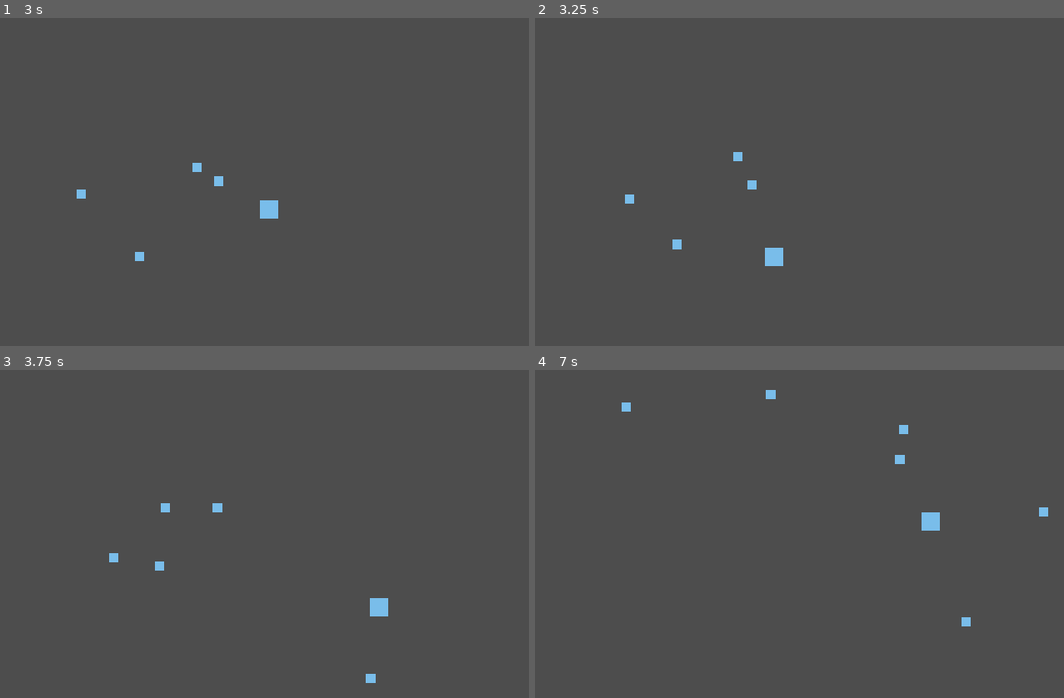
Above: before the commit, frames 1-4 (two rows, left to right).
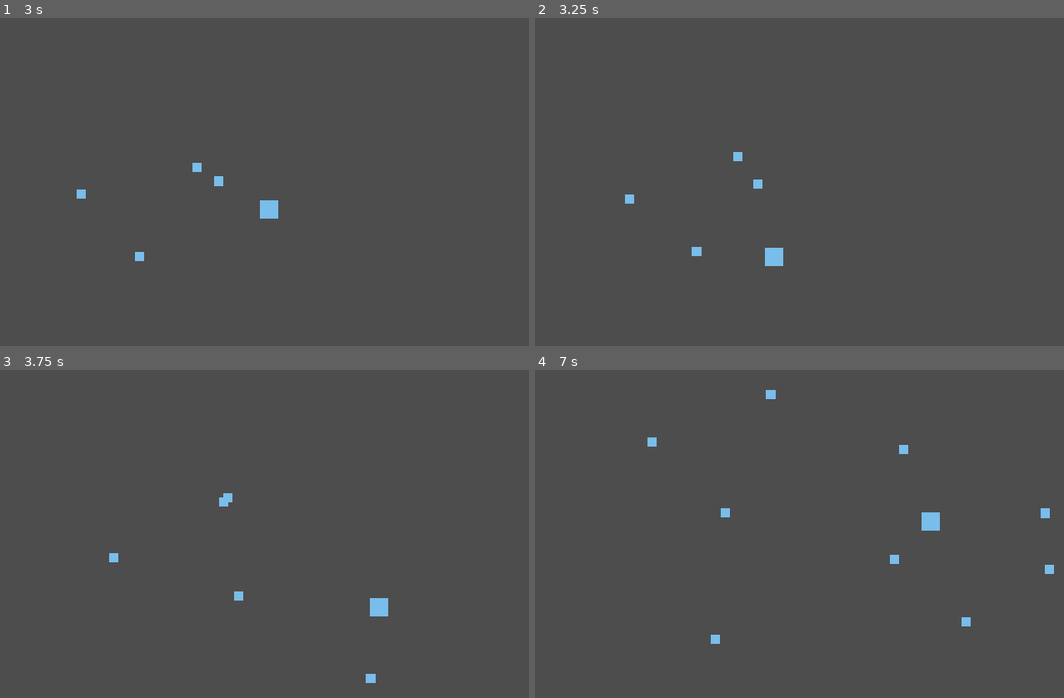
Above: after the commit, the same moments.

Repository: Maciekarp/eating-frenzy
Game: Godot game, scene res://scene/main.tscn
Two runs of this game, one before a commit and one after it. Both use one fixed random seed, a clock stepped at 60 frames per second and the inputs below.
Inputs (mouse positions are in pixels of both pictures, inside the frame that each line leads up to):
- Up to frame 1 (3 s): move the mouse to (412, 175) at 0.52 s; hold D (move right) 0.53-1.28 s; hold Space (interact) 0.53-1.28 s; move the mouse to (132, 211) at 1.27 s; hold Down (move down) 1.28-2.03 s; tap Space (interact) at 1.35, 2.85 s; move the mouse to (333, 109) at 2.02 s; hold D (move right) 2.03-2.78 s; hold Space (interact) 2.03-2.78 s; move the mouse to (232, 267) at 2.77 s; hold W (move up) from 2.78 s (still down)
- Up to frame 2 (3.25 s): keep holding W (move up)
- Up to frame 3 (3.75 s): move the mouse to (465, 599) at 3.52 s; release W (move up) at 3.53 s; hold A (move left) from 3.53 s (still down); hold Space (interact) from 3.53 s (still down)
- Up to frame 4 (7 s): move the mouse to (598, 488) at 4.27 s; release Space (interact) at 4.28 s; tap Space (interact) at 4.35, 5.85 s; move the mouse to (836, 543) at 5.02 s; release A (move left) at 5.03 s; hold Down (move down) 5.03-5.78 s; hold Space (interact) 5.03-5.78 s; move the mouse to (698, 452) at 5.77 s; hold D (move right) 5.78-6.53 s; move the mouse to (947, 527) at 6.52 s; hold W (move up) from 6.53 s (still down); hold Space (interact) from 6.53 s (still down)

Frame 1 is identical in both runs. In frame 2, 0.2% of the frame differs, in the area x 25-43%, y 49-73%; in frame 3, 0.3%; in frame 4, 0.5%, in the area x 16-99%, y 9-84%.

Commit message:
Renamed enemy to fish

Diff:
--- a/scene/enemy.tscn
+++ b/scene/fish.tscn
@@ -7,7 +7,7 @@
 
 [sub_resource type="RectangleShape2D" id="RectangleShape2D_ctl50"]
 
-[node name="Enemy" type="RigidBody2D"]
+[node name="Fish" type="RigidBody2D"]
 collision_layer = 0
 collision_mask = 0
 gravity_scale = 0.0
--- a/scene/main.tscn
+++ b/scene/main.tscn
@@ -2,7 +2,7 @@
 
 [ext_resource type="Script" path="res://scripts/main.gd" id="1_aed0k"]
 [ext_resource type="PackedScene" uid="uid://p2eeq4noooob" path="res://scene/player.tscn" id="1_d67s7"]
-[ext_resource type="PackedScene" uid="uid://cuamqie7pdiqg" path="res://scene/enemy.tscn" id="2_4lqvg"]
+[ext_resource type="PackedScene" uid="uid://cuamqie7pdiqg" path="res://scene/fish.tscn" id="2_4lqvg"]
 
 [node name="main" type="Node2D"]
 script = ExtResource("1_aed0k")
